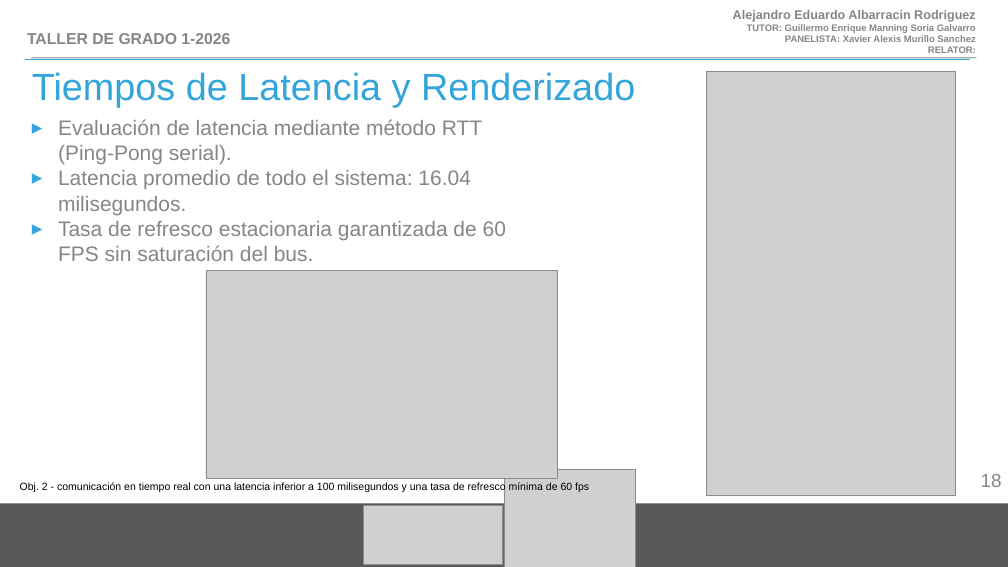
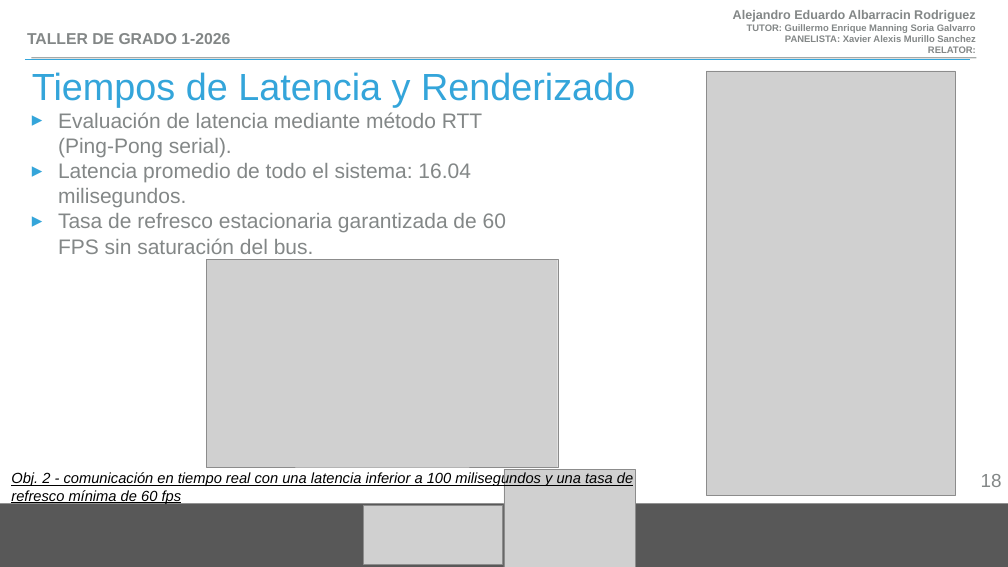
Before and after one commit to albale15/simulador_de_Extraccion_de_polipos_intestinales, a slide deck: slide 18 of presentacion/presentacion simulador de reseccion de polipos intestinales.pptx. Drawn at 1008x567 pixels with LibreOffice and Linux fonts; fonts in the diff are those of the drawing; grey boxes stand for pictures. Boxes give left, top, right and bottom in pixels: in the first picture for what was removed or moved away, otherwise in the second. Text is boxed around its words. In the diff, an @@ line names an element or a change of style, - is before the commit and + after.

```diff
--- a/presentacion/presentacion simulador de reseccion de polipos intestinales.pptx
+++ b/presentacion/presentacion simulador de reseccion de polipos intestinales.pptx
@@ text "Evaluación de latencia mediante método ...": place and size @@
-text "Evaluación de latencia mediante método ..." at (58,119,506,261)
+text "Evaluación de latencia mediante método ..." at (58,112,506,254)
@@ picture: place and size @@
-picture at (206,270,557,478)
+picture at (206,260,557,467)
@@ text "Obj. 2 - comunicación en ...": place and size @@
-text "Obj. 2 - comunicación en ..." at (20,482,589,493)
+text "Obj. 2 - comunicación en ..." at (11,471,633,504)
@@ text "Obj. 2 - comunicación en ..." at (11,471,633,504): size 20 to 28 pt, italic on, underline on @@
```
Also in this commit, not shown: 11 other slides changed, 6 other files.
